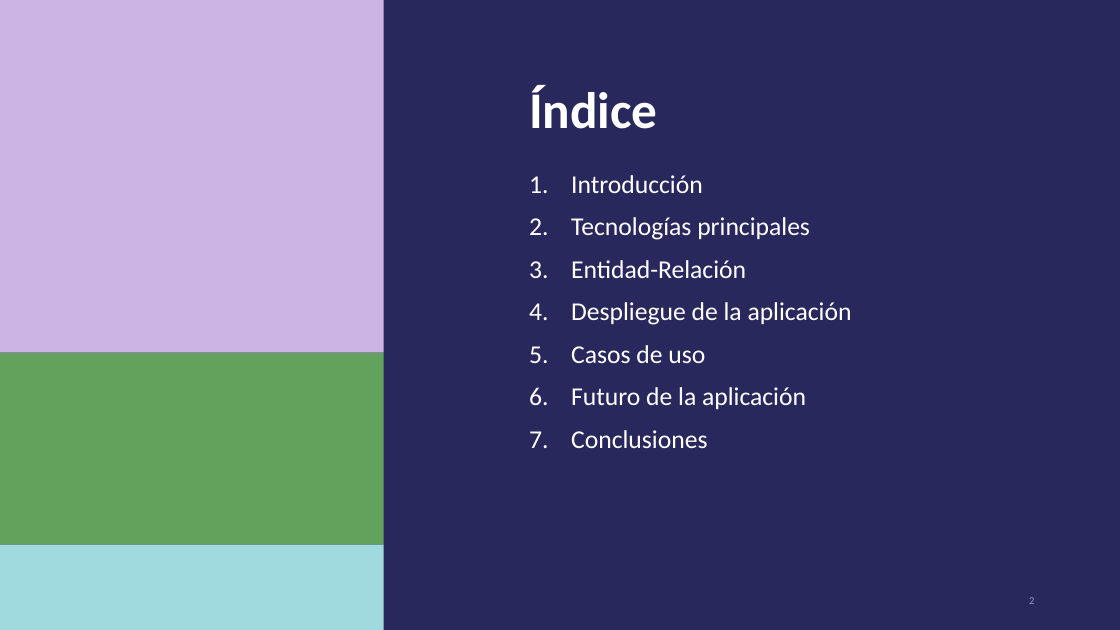
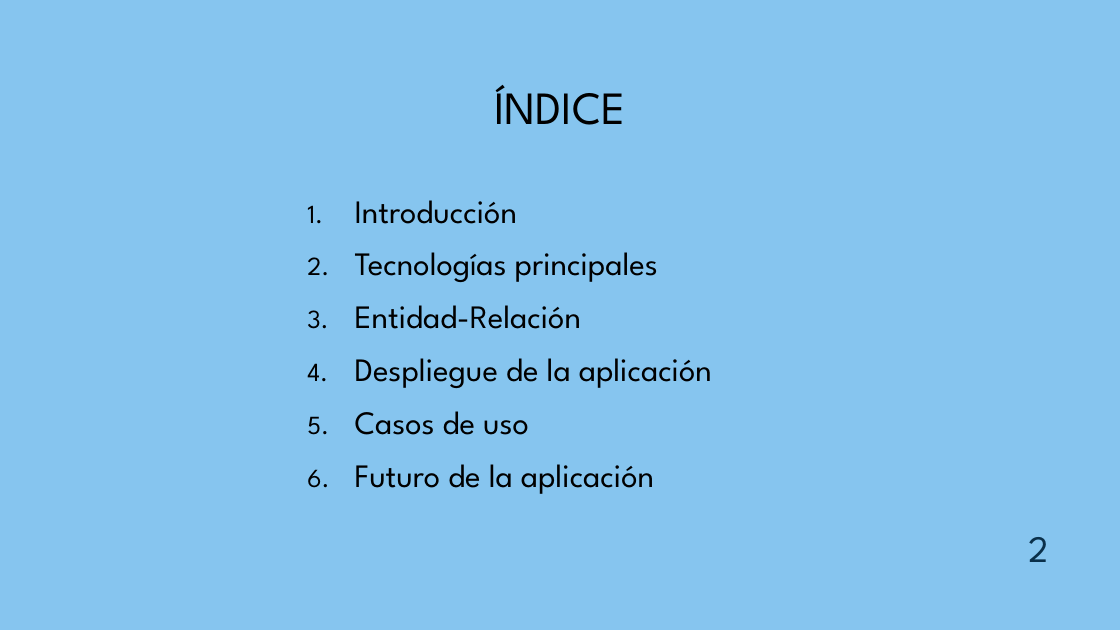
Before and after one commit to BertoMP/app-fin-ciclo, a slide deck: slide 2 of docs/mediapp.pptx. Drawn at 1120x630 pixels with LibreOffice and Linux fonts; fonts in the diff are those of the drawing. Boxes give left, top, right and bottom in pixels: in the first picture for what was removed or moved away, otherwise in the second. Text is boxed around its words. In the diff, an @@ line names an element or a change of style, - is before the commit and + after.

```diff
--- a/docs/mediapp.pptx
+++ b/docs/mediapp.pptx
@@ background #29285D to #86C5EF @@
@@ rectangle removed at [0,0,384,353] @@
@@ title "ÍNDICE" at [494,85,626,125]: vertical alignment bottom to middle @@
@@ title at [494,85,626,125]: text changed; size 44 to 39.6 pt; font Calibri to League Spartan; text colour #FFFFFF to #000000; bold off @@
-Índice
+ÍNDICE
@@ text "Introducción": place and size @@
-text "Introducción" at [571,175,852,448]
+text "Introducción" at [355,200,712,494]
@@ text "Introducción" at [355,200,712,494]: size 22 to 28 pt, font Calibri to League Spartan, text colour #FFFFFF to #000000; indent changed; more space between paragraphs @@
@@ rectangle removed at [0,353,384,544] @@
@@ text at [571,430,707,448]: paragraph removed @@
-7. Conclusiones
@@ page number: place and size @@
-page number at [1029,597,1034,604]
+page number at [1028,537,1048,562]
@@ page number at [1028,537,1048,562]: size 9 to 32 pt, font Calibri to League Spartan, text colour #9796D2 to #0A304A; vertical alignment middle to bottom @@
@@ rectangle removed at [0,544,384,630] @@
```
Also in this commit, not shown: 2 other slides changed, 10 slides added.
